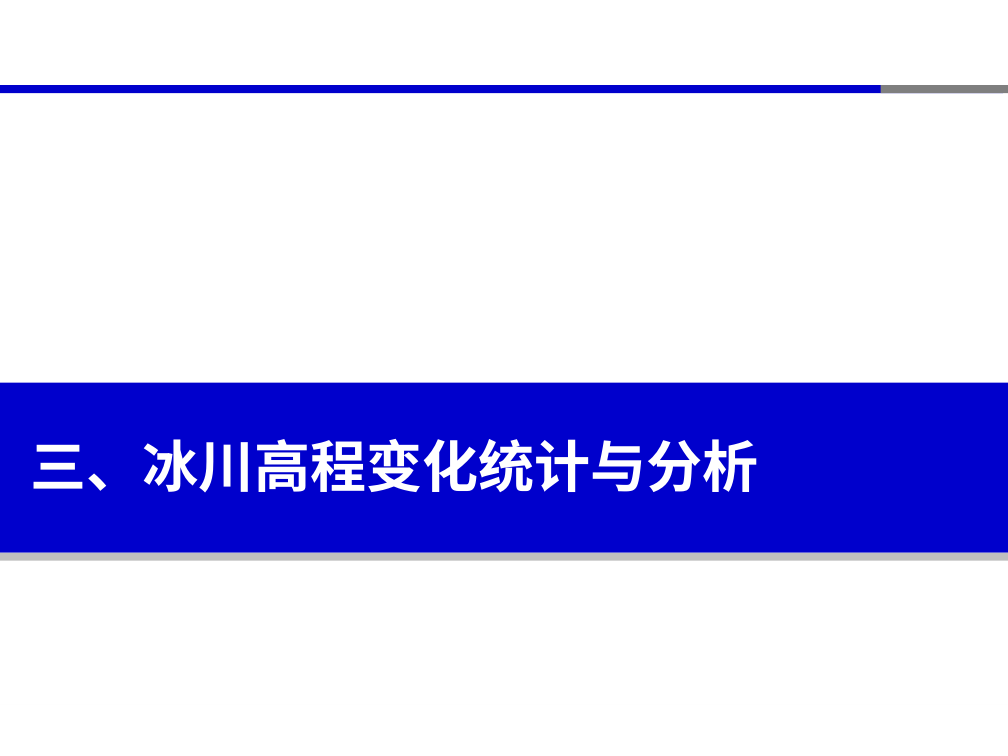
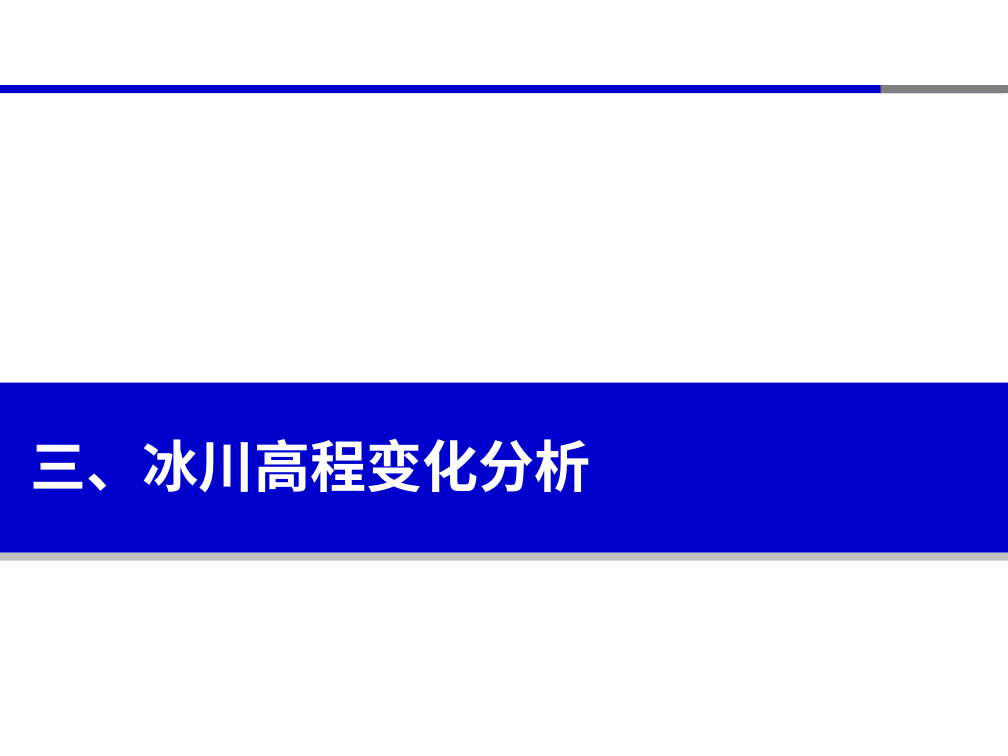
Before and after one commit to xinluo2018/satellite-altimetry-course, a slide deck: slide 6 of 第5章-星载激光测高应用-12学时/第6节-ICESat-2数据冰川高程变化分析-2学时.pptx. Drawn at 1008x756 pixels with LibreOffice and Linux fonts; fonts in the diff are those of the drawing. Boxes give left, top, right and bottom in pixels: in the first picture for what was removed or moved away, otherwise in the second. Text is boxed around its words. In the diff, an @@ line names an element or a change of style, - is before the commit and + after.

```diff
--- a/第5章-星载激光测高应用-12学时/第6节-ICESat-2数据冰川高程变化分析-2学时.pptx
+++ b/第5章-星载激光测高应用-12学时/第6节-ICESat-2数据冰川高程变化分析-2学时.pptx
@@ text at bbox=[31, 439, 590, 492]: text changed @@
-三、冰川高程变化统计与分析
+三、冰川高程变化分析
```
Also in this commit, not shown: 3 other slides changed, 1 slide added, 2 slides removed, 12 other files.
